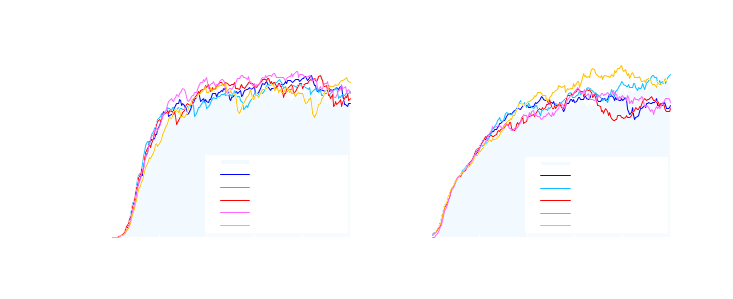
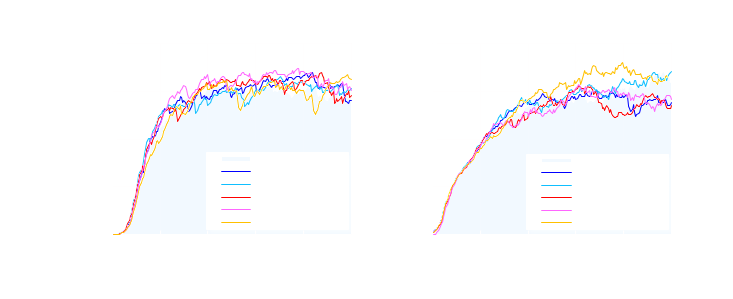
Two versions of the same layered image (733 × 299). Layer-by-layer changes:
painted on "貼り付けられたレイヤー" over (x1=112, y1=62, x2=672, y2=238)
